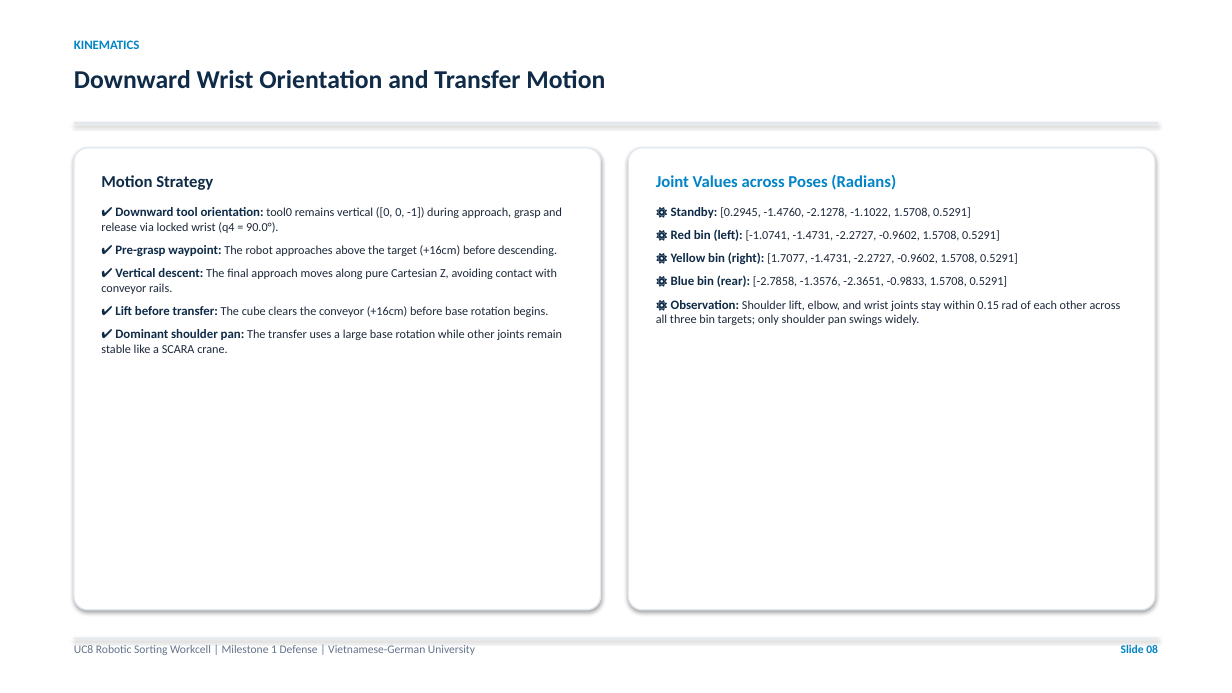
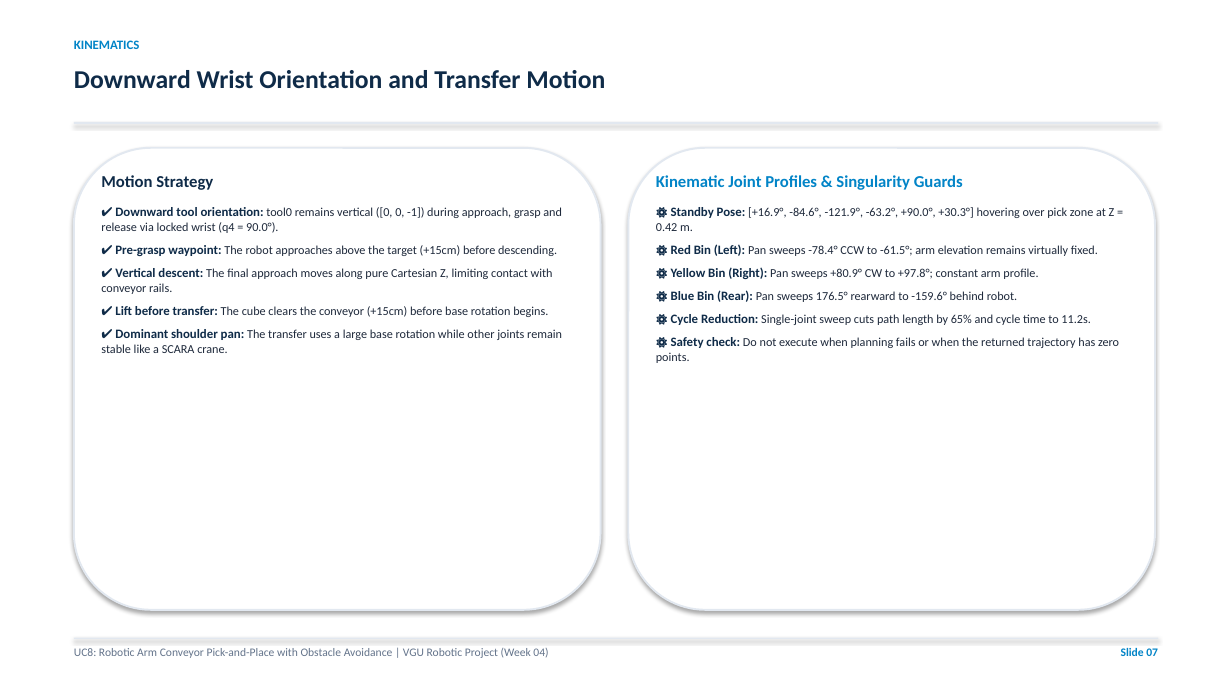
Before and after one commit to Aqikop/VGU26-Project-UC8, a slide deck: slide 7 of docs/week04/UC8_Week04_Milestone1_Presentation.pptx (slide 8 before the commit). Drawn at 1232x693 pixels with LibreOffice and Linux fonts; fonts in the diff are those of the drawing. Boxes give left, top, right and bottom in pixels: in the first picture for what was removed or moved away, otherwise in the second. Text is boxed around its words. In the diff, an @@ line names an element or a change of style, - is before the commit and + after.

Commit message:
docs: restore historical week04 intact and create dedicated docs/week05 for Milestone 1 presentation & report

```diff
--- a/docs/week04/UC8_Week04_Milestone1_Presentation.pptx
+++ b/docs/week04/UC8_Week04_Milestone1_Presentation.pptx
@@ rounded rectangle at box(74, 148, 601, 610): outline #E2E8F0 1 pt to #E2E8F0 1.5 pt; proportions changed @@
@@ rounded rectangle at box(628, 148, 1155, 610): outline #E2E8F0 1 pt to #E2E8F0 1.5 pt; proportions changed @@
@@ text at box(656, 175, 1119, 363): text changed @@
-Joint Values across Poses (Radians)
-⚙ Standby: [0.2945, -1.4760, -2.1278, -1.1022, 1.5708, 0.5291]
-⚙ Red bin (left): [-1.0741, -1.4731, -2.2727, -0.9602, 1.5708, 0.5291]
-⚙ Yellow bin (right): [1.7077, -1.4731, -2.2727, -0.9602, 1.5708, 0.5291]
-⚙ Blue bin (rear): [-2.7858, -1.3576, -2.3651, -0.9833, 1.5708, 0.5291]
-⚙ Observation: Shoulder lift, elbow, and wrist joints stay within 0.15 rad of each other across all three bin targets; only shoulder pan swings widely.
+Kinematic Joint Profiles & Singularity Guards
+⚙ Standby Pose: [+16.9°, -84.6°, -121.9°, -63.2°, +90.0°, +30.3°] hovering over pick zone at Z = 0.42 m.
+⚙ Red Bin (Left): Pan sweeps -78.4° CCW to -61.5°; arm elevation remains virtually fixed.
+⚙ Yellow Bin (Right): Pan sweeps +80.9° CW to +97.8°; constant arm profile.
+⚙ Blue Bin (Rear): Pan sweeps 176.5° rearward to -159.6° behind robot.
+⚙ Cycle Reduction: Single-joint sweep cuts path length by 65% and cycle time to 11.2s.
+⚙ Safety check: Do not execute when planning fails or when the returned trajectory has zero points.
@@ text at box(101, 245, 557, 317): text changed @@
-✔ Pre-grasp waypoint: The robot approaches above the target (+16cm) before descending.
-✔ Vertical descent: The final approach moves along pure Cartesian Z, avoiding contact with conveyor rails.
-✔ Lift before transfer: The cube clears the conveyor (+16cm) before base rotation begins.
+✔ Pre-grasp waypoint: The robot approaches above the target (+15cm) before descending.
+✔ Vertical descent: The final approach moves along pure Cartesian Z, limiting contact with conveyor rails.
+✔ Lift before transfer: The cube clears the conveyor (+15cm) before base rotation begins.
@@ text at box(74, 648, 548, 658): text changed @@
-UC8 Robotic Sorting Workcell | Milestone 1 Defense | Vietnamese-German University
+UC8: Robotic Arm Conveyor Pick-and-Place with Obstacle Avoidance | VGU Robotic Project (Week 04)
@@ text at box(1121, 648, 1158, 656): text changed @@
-Slide 08
+Slide 07
```
Also in this commit, not shown: 4 other slides changed, 8 slides added, 10 slides removed, 10 other files.
